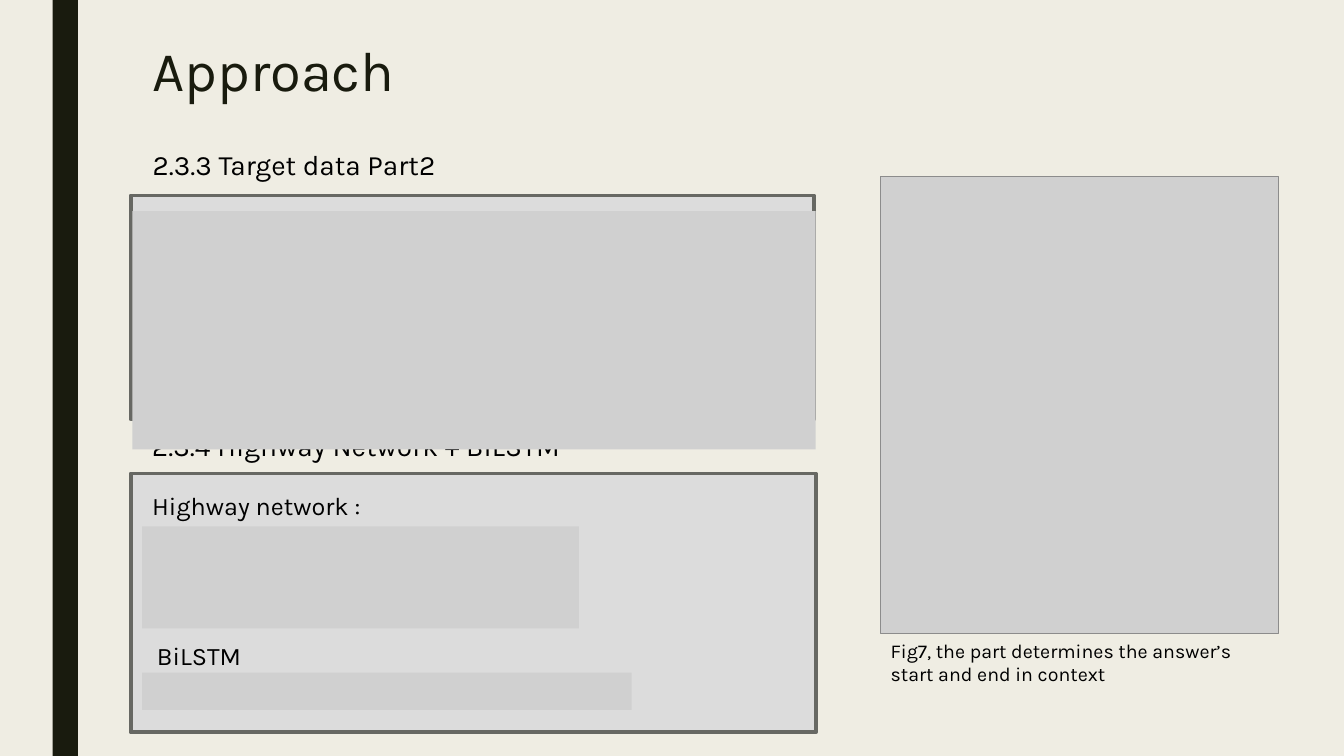
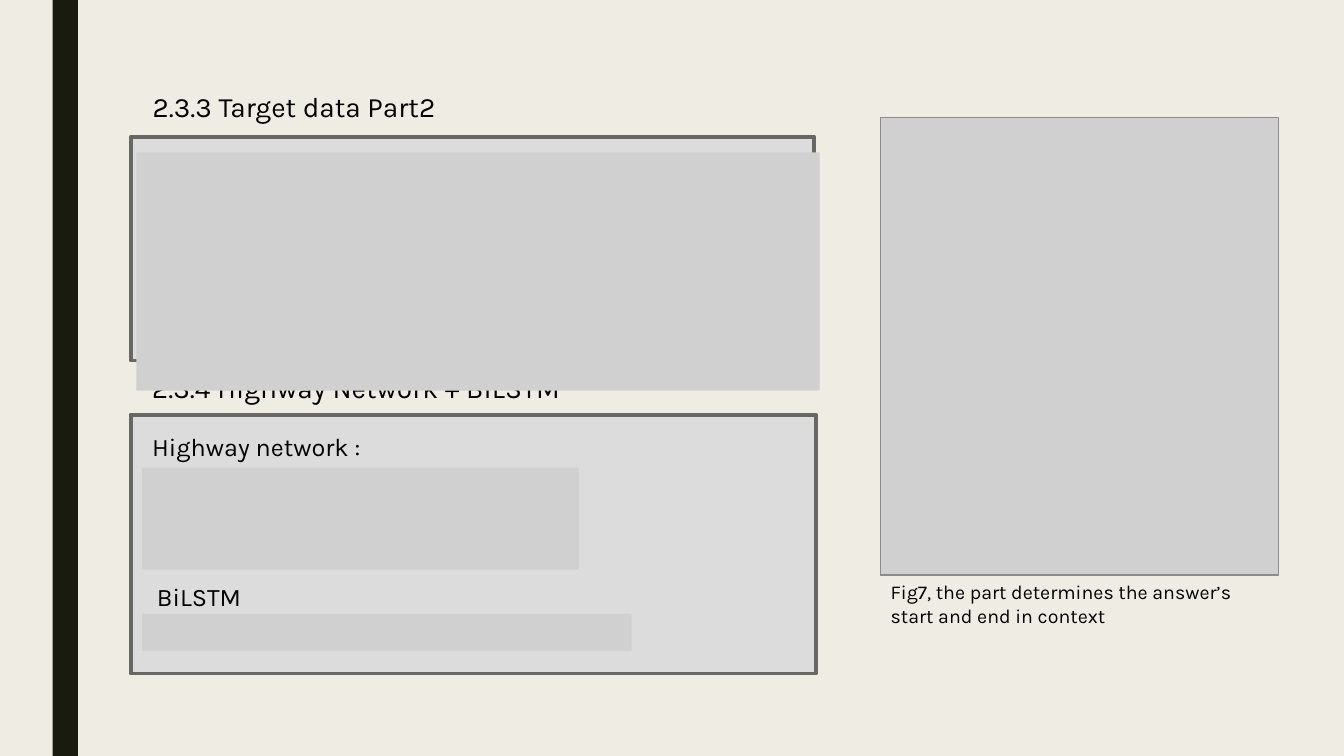
Before and after one commit to wangjasonx62301/How-multitasking-benefits-QA-Retrieval, a slide deck: slide 14 of Temp_2.pptx. Drawn at 1344x756 pixels with LibreOffice and Linux fonts; fonts in the diff are those of the drawing; grey boxes stand for pictures. Boxes give left, top, right and bottom in pixels: in the first picture for what was removed or moved away, otherwise in the second. Text is boxed around its words. In the diff, an @@ line names an element or a change of style, - is before the commit and + after.

```diff
--- a/Temp_2.pptx
+++ b/Temp_2.pptx
@@ title removed at (x1=153, y1=53, x2=395, y2=104) @@
-Approach
@@ picture moved from (x1=132, y1=211, x2=816, y2=449) to (x1=136, y1=152, x2=820, y2=390) @@
@@ 5 texts, 2 pictures, 2 rectangles moved together from (x1=131, y1=156, x2=1279, y2=733) to (x1=131, y1=98, x2=1279, y2=674) @@
@@ picture added at (x1=142, y1=614, x2=632, y2=651) @@
@@ picture removed at (x1=142, y1=673, x2=632, y2=710) @@
```
Also in this commit, not shown: 13 other slides changed, 6 slides added, 2 slides removed, 5 other files.
